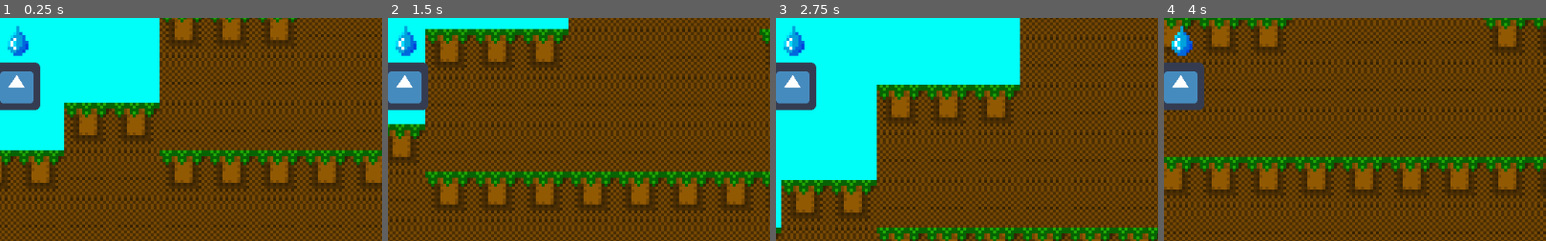
Above: before the commit, frames 1-4 (left to right).
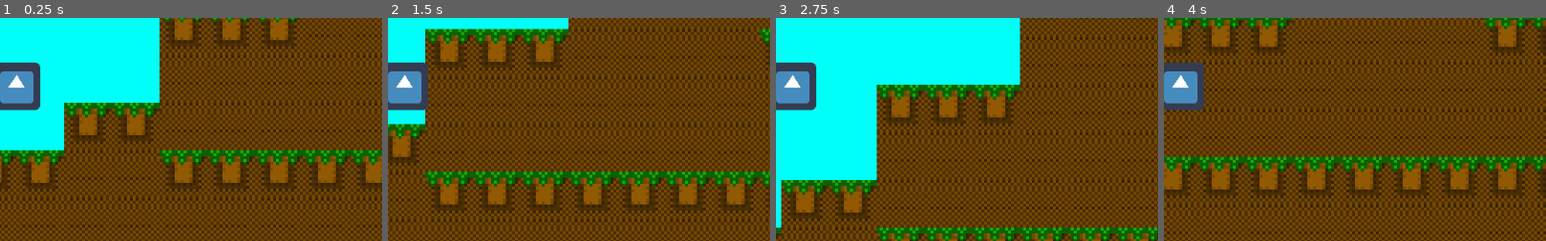
Above: after the commit, the same moments.

Repository: iloveusername/CodeOrCreateNerdsGame
Game: Godot game, scene res://Scenes/Test Scene.tscn
Same seed, same stepped clock (60 frames per second), same inputs: the game is played once before the commit and once after it. The engine's default icon, where the game draws it, is replaced by a stand-in: a white triangle on a blue panel in a dark square.
Inputs (mouse positions are % of the whole screen's width and height, from its top left):
- Up to frame 1 (0.25 s): no input
- Up to frame 2 (1.5 s): move the mouse to (72, 45) at 0.52 s; press the mouse at (72, 45) at 0.53 s; hold Right (ui_right) from 0.53 s (still down); tap Space (ui_select) at 0.77 s; move the mouse to (30, 55) at 1.27 s; release the mouse at (30, 55) at 1.28 s; click (30, 55) at 1.35 s
- Up to frame 3 (2.75 s): tap Space (ui_select) at 1.52 s; move the mouse to (60, 28) at 2.02 s; release Right (ui_right) at 2.03 s; press the mouse at (60, 28) at 2.03 s; hold Left (ui_left) from 2.03 s (still down)
- Up to frame 4 (4 s): move the mouse to (45, 70) at 2.77 s; release Left (ui_left) at 2.78 s; release the mouse at (45, 70) at 2.78 s; hold Right (ui_right) from 2.78 s (still down); click (45, 70) at 2.85 s; tap Space (ui_select) at 3.02, 3.77 s; move the mouse to (80, 65) at 3.52 s; press the mouse at (80, 65) at 3.53 s
The pictures show only the part of the screen within x 48-98%, y 49-99%; the shares and areas given below are measured in that part.

The runs differ from the first frame. In frame 1, 0.5% of the frame differs, in the area x 2-8%, y 3-18%; in frame 2, 0.5%; in frame 3, 0.5%; in frame 4, 0.5%.

Commit message:
Anim Work On Gun Charge

Diff:
--- /dev/null
+++ b/Animations/0 Charge.tres
@@ -0,0 +1,16 @@
+[gd_resource type="Animation" format=2]
+
+[resource]
+resource_name = "0 Charge"
+tracks/0/type = "value"
+tracks/0/path = NodePath("AnimationPlayer/Water Meter:frame")
+tracks/0/interp = 1
+tracks/0/loop_wrap = true
+tracks/0/imported = false
+tracks/0/enabled = true
+tracks/0/keys = {
+"times": PoolRealArray( 0 ),
+"transitions": PoolRealArray( 1 ),
+"update": 1,
+"values": [ 4 ]
+}
--- /dev/null
+++ b/Animations/20.tres
@@ -0,0 +1,16 @@
+[gd_resource type="Animation" format=2]
+
+[resource]
+resource_name = "20"
+tracks/0/type = "value"
+tracks/0/path = NodePath("AnimationPlayer/Water Meter:frame")
+tracks/0/interp = 1
+tracks/0/loop_wrap = true
+tracks/0/imported = false
+tracks/0/enabled = true
+tracks/0/keys = {
+"times": PoolRealArray( 0 ),
+"transitions": PoolRealArray( 1 ),
+"update": 1,
+"values": [ 3 ]
+}
--- /dev/null
+++ b/Animations/40.tres
@@ -0,0 +1,16 @@
+[gd_resource type="Animation" format=2]
+
+[resource]
+resource_name = "40"
+tracks/0/type = "value"
+tracks/0/path = NodePath("AnimationPlayer/Water Meter:frame")
+tracks/0/interp = 1
+tracks/0/loop_wrap = true
+tracks/0/imported = false
+tracks/0/enabled = true
+tracks/0/keys = {
+"times": PoolRealArray( 0 ),
+"transitions": PoolRealArray( 1 ),
+"update": 1,
+"values": [ 2 ]
+}
--- /dev/null
+++ b/Animations/60.tres
@@ -0,0 +1,16 @@
+[gd_resource type="Animation" format=2]
+
+[resource]
+resource_name = "60"
+tracks/0/type = "value"
+tracks/0/path = NodePath("AnimationPlayer/Water Meter:frame")
+tracks/0/interp = 1
+tracks/0/loop_wrap = true
+tracks/0/imported = false
+tracks/0/enabled = true
+tracks/0/keys = {
+"times": PoolRealArray( 0 ),
+"transitions": PoolRealArray( 1 ),
+"update": 1,
+"values": [ 1 ]
+}
--- /dev/null
+++ b/Animations/80.tres
@@ -0,0 +1,16 @@
+[gd_resource type="Animation" format=2]
+
+[resource]
+resource_name = "80"
+tracks/0/type = "value"
+tracks/0/path = NodePath("AnimationPlayer/Water Meter:frame")
+tracks/0/interp = 1
+tracks/0/loop_wrap = true
+tracks/0/imported = false
+tracks/0/enabled = true
+tracks/0/keys = {
+"times": PoolRealArray( 0 ),
+"transitions": PoolRealArray( 1 ),
+"update": 1,
+"values": [ 0 ]
+}
--- a/Scenes/Player.tscn
+++ b/Scenes/Player.tscn
@@ -1,8 +1,13 @@
-[gd_scene load_steps=6 format=2]
+[gd_scene load_steps=11 format=2]
 
 [ext_resource path="res://Sprites/icon.png" type="Texture" id=1]
 [ext_resource path="res://Scripts/Player.gd" type="Script" id=2]
 [ext_resource path="res://Sprites/Water Meter.png" type="Texture" id=3]
+[ext_resource path="res://Animations/0 Charge.tres" type="Animation" id=4]
+[ext_resource path="res://Animations/60.tres" type="Animation" id=5]
+[ext_resource path="res://Animations/40.tres" type="Animation" id=6]
+[ext_resource path="res://Animations/80.tres" type="Animation" id=7]
+[ext_resource path="res://Animations/20.tres" type="Animation" id=8]
 
 [sub_resource type="RectangleShape2D" id=1]
 extents = Vector2( 14.3189, 14.2321 )
@@ -37,8 +42,16 @@
 position = Vector2( 0, -16.0181 )
 shape = SubResource( 2 )
 
-[node name="Water Meter" type="Sprite" parent="KinematicBody2D"]
-position = Vector2( 0, -44.5449 )
+[node name="AnimationPlayer" type="AnimationPlayer" parent="KinematicBody2D"]
+"anims/0 Charge" = ExtResource( 4 )
+anims/20 = ExtResource( 8 )
+anims/40 = ExtResource( 6 )
+anims/60 = ExtResource( 5 )
+anims/80 = ExtResource( 7 )
+
+[node name="Water Meter" type="Sprite" parent="KinematicBody2D/AnimationPlayer"]
+position = Vector2( 0, -29.8451 )
 scale = Vector2( 2, 2 )
 texture = ExtResource( 3 )
 vframes = 5
+frame = 4
